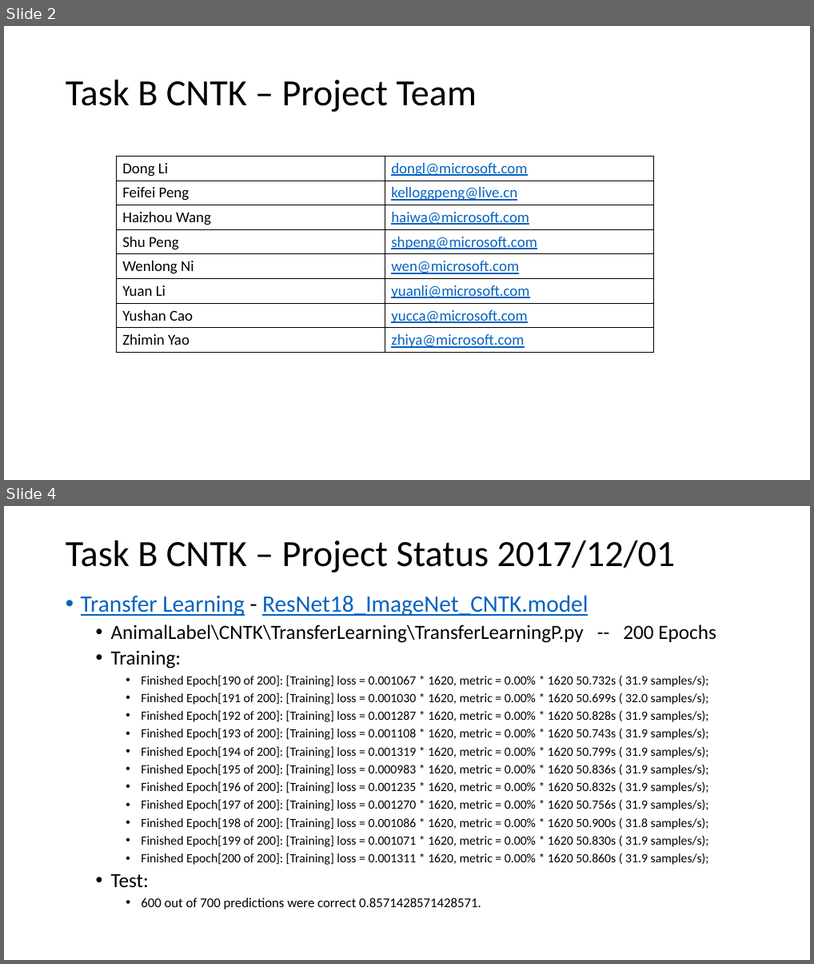
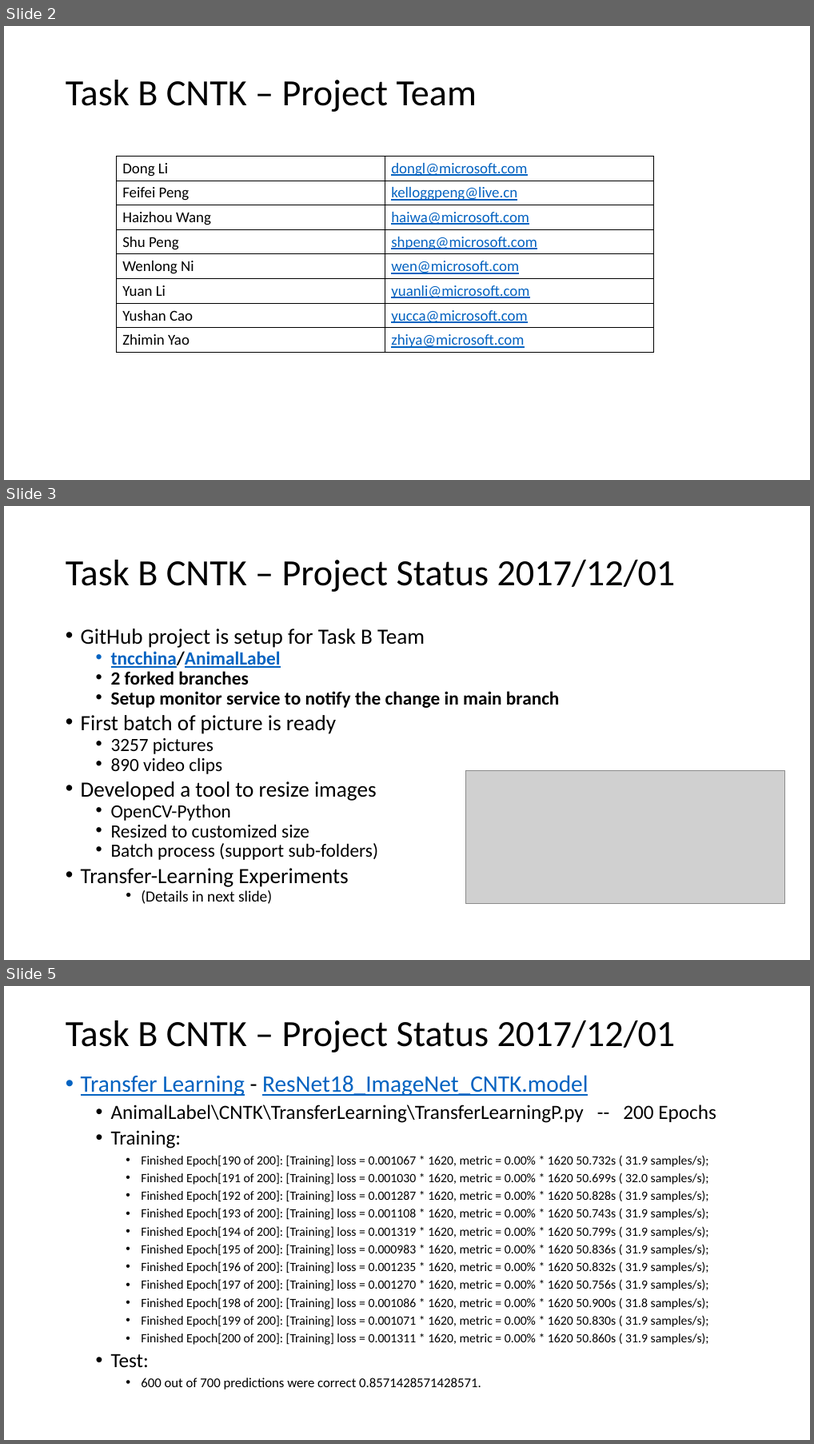
Before and after one commit to tncchina/AnimalLabel, a slide deck: Document/CNTK_Project_Status_20171201.pptx. Shown one above the other, each under a label of ours: slides 2 and 4 before the commit, slides 2, 3 and 5 after it; the slides between them are not shown. The pictures are 814x964 and 814x1444 pixels, drawn with LibreOffice and Linux fonts; fonts in the diff are those of the drawing; grey boxes stand for pictures. Boxes give left, top, right and bottom in pixels: in the first picture for what was removed or moved away, otherwise in the second. Text is boxed around its words. In the diff, an @@ line names an element or a change of style, - is before the commit and + after.

Commit message:
updated project status for 2017/12/01

```diff
--- a/Document/CNTK_Project_Status_20171201.pptx
+++ b/Document/CNTK_Project_Status_20171201.pptx
@@ slide 3 added at (4, 506, 810, 960), background #FFFFFF @@
@@ title added at (66, 560, 676, 592), 44 pt, text #000000 @@
+Task B CNTK – Project Status 2017/12/01
@@ text added at (81, 628, 560, 904), 22.2 pt, text #000000 @@
+• GitHub project is setup for Task B Team
+  • tncchina/AnimalLabel
+  • 2 forked branches
+  • Setup monitor service to notify the change in main branch
+• First batch of picture is ready
+  • 3257 pictures
+  • 890 video clips
+• Developed a tool to resize images
+  • OpenCV-Python
+  • Resized to customized size
+  • Batch process (support sub-folders)
+• Transfer-Learning Experiments
+    • (Details in next slide)
@@ picture added at (466, 771, 786, 904) @@
@@ what was slide 4 is now slide 5 @@
```
Also in this commit, not shown: 1 slide changed, 2 other slides added, 1 slide removed.
